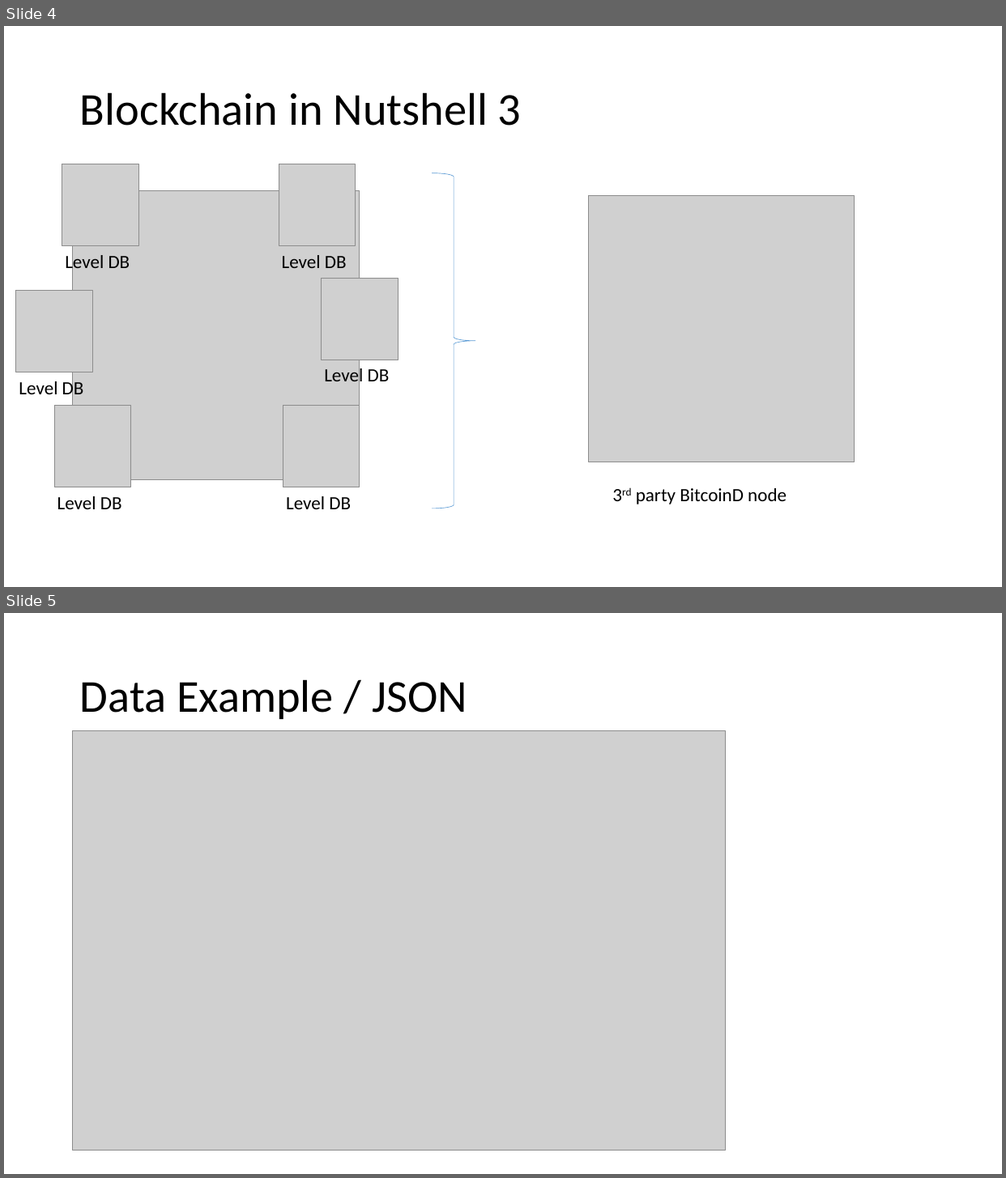
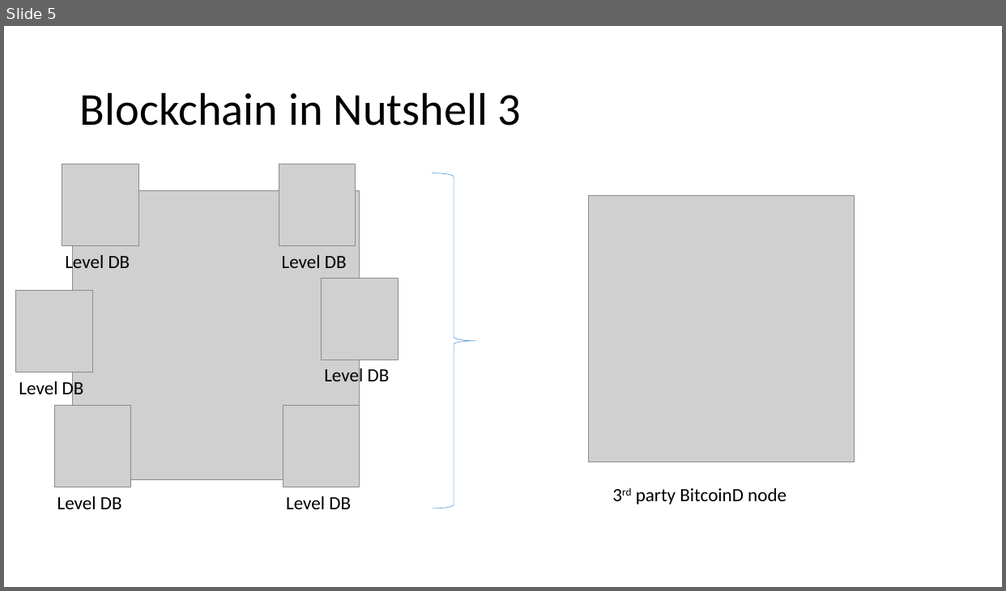
Before and after one commit to igorbarinov/blockchainnow, a slide deck: presentation/blockchain_now.pptx. Shown one above the other, each under a label of ours: slides 4 and 5 before the commit, slide 5 after it. The pictures are 1006x1178 and 1006x591 pixels, drawn with LibreOffice and Linux fonts; fonts in the diff are those of the drawing; grey boxes stand for pictures. Boxes give left, top, right and bottom in pixels: in the first picture for what was removed or moved away, otherwise in the second. Text is boxed around its words. In the diff, an @@ line names an element or a change of style, - is before the commit and + after.

```diff
--- a/presentation/blockchain_now.pptx
+++ b/presentation/blockchain_now.pptx
@@ slide 5 removed at (4, 613, 1002, 1174), background #FFFFFF @@
@@ title removed at (80, 679, 467, 719) @@
-Data Example / JSON
@@ picture removed at (73, 730, 726, 1151) @@
@@ what was slide 4 is now slide 5 @@
```
Also in this commit, not shown: 2 slides changed, 2 slides added, 8 other files.
